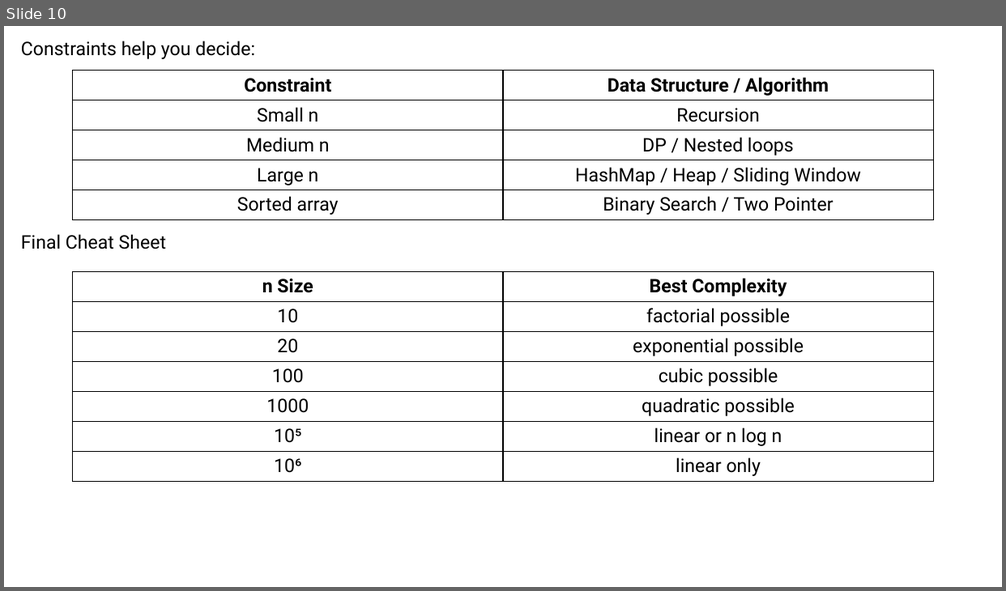
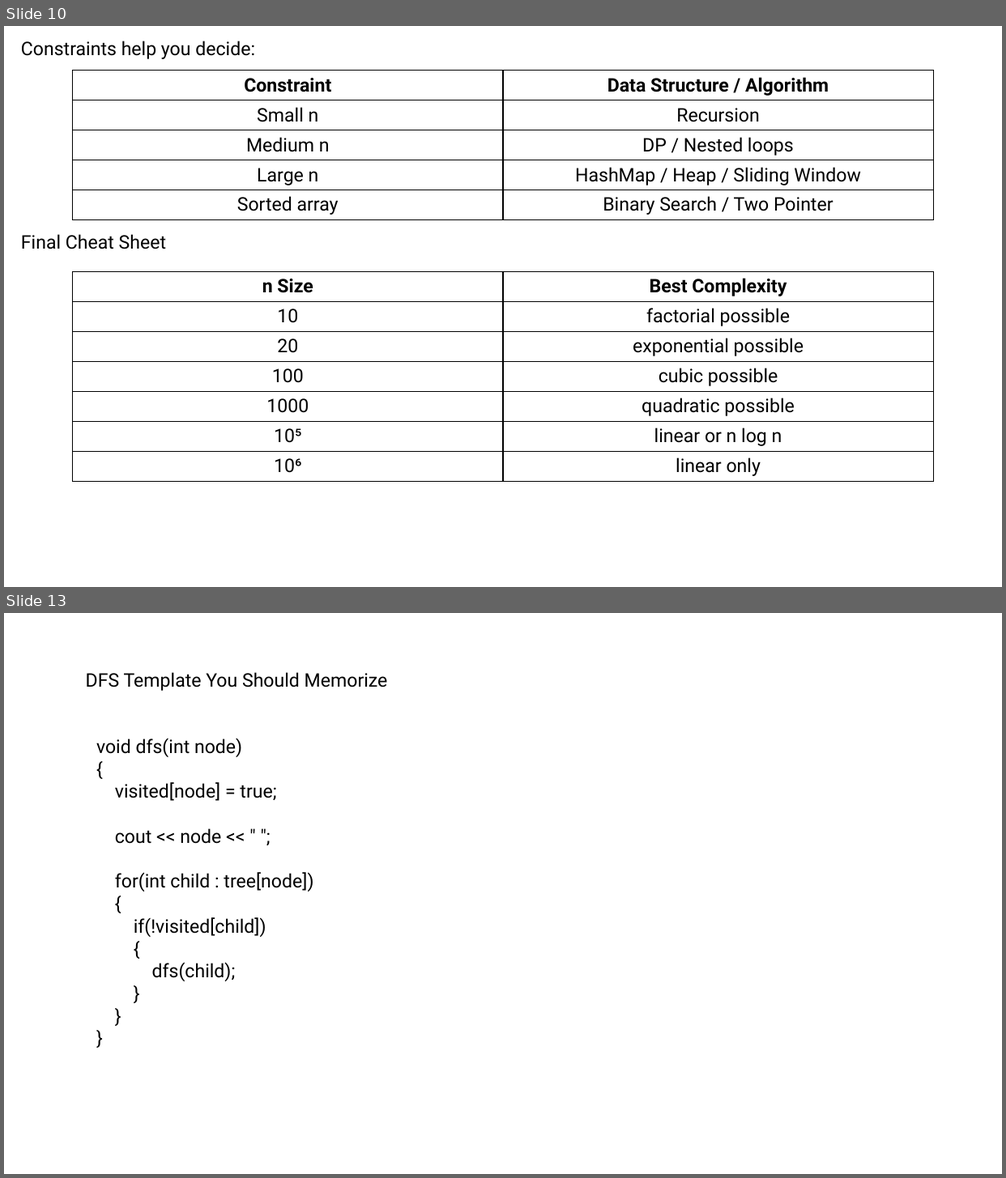
Before and after one commit to KaartikShukla/C-Practise, a slide deck: Online Platform.pptx. Shown one above the other, each under a label of ours: slide 10 before the commit, slides 10 and 13 after it; the slides between them are not shown. The pictures are 1006x591 and 1006x1178 pixels, drawn with LibreOffice and Linux fonts; fonts in the diff are those of the drawing. Boxes give left, top, right and bottom in pixels: in the first picture for what was removed or moved away, otherwise in the second. Text is boxed around its words. In the diff, an @@ line names an element or a change of style, - is before the commit and + after.

```diff
--- a/Online Platform.pptx
+++ b/Online Platform.pptx
@@ slide 13 added at (4, 613, 1002, 1174), background #FFFFFF @@
@@ text added at (86, 672, 388, 691), 18 pt, text #000000 @@
+DFS Template You Should Memorize
@@ text added at (96, 738, 313, 982), 18 pt, text #000000 @@
+void dfs(int node)
+{
+visited[node] = true;
+cout << node << " ";
+for(int child : tree[node])
+{
+if(!visited[child])
+{
+dfs(child);
+}
+}
+}
```
Also in this commit, not shown: 2 other slides added, 2 other files.
